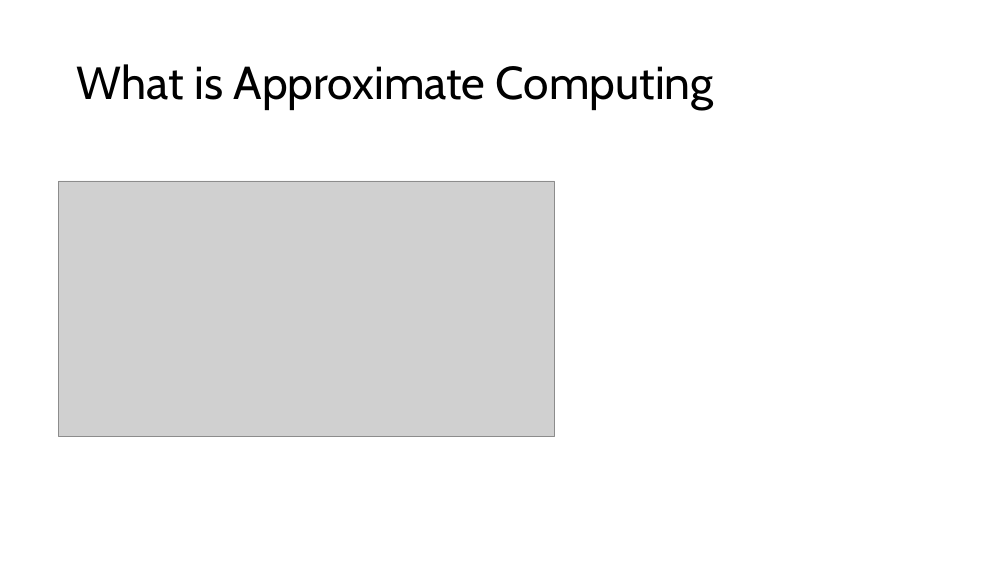
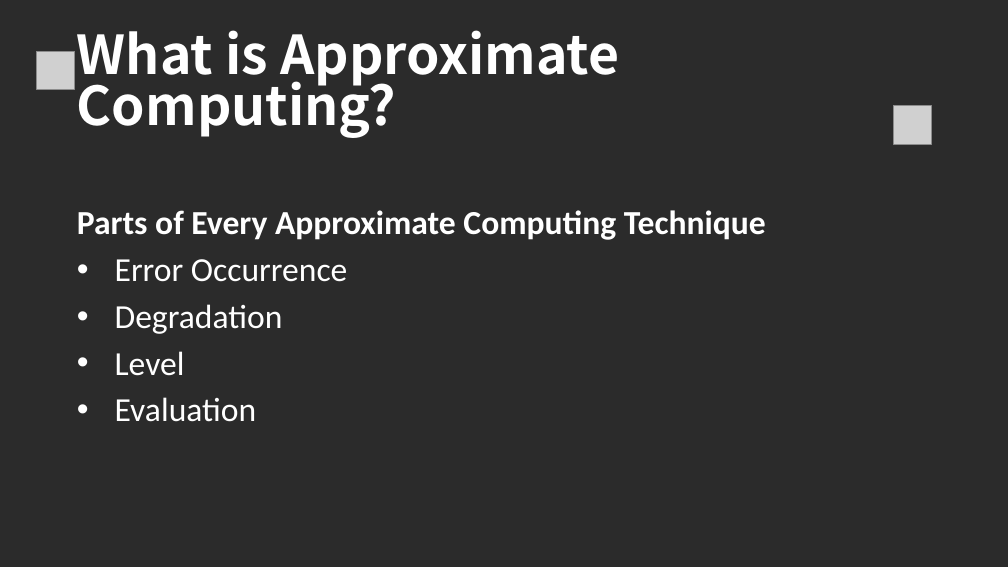
Before and after one commit to LoloMarty/2024-, a slide deck: slide 18 of CS4630/Approximate Computing.pptx (slide 9 before the commit). Drawn at 1008x567 pixels with LibreOffice and Linux fonts; fonts in the diff are those of the drawing; grey boxes stand for pictures; background and template pictures are left out; a plain dark background stands for a picture behind light text. Boxes give left, top, right and bottom in pixels: in the first picture for what was removed or moved away, otherwise in the second. Text is boxed around its words. In the diff, an @@ line names an element or a change of style, - is before the commit and + after.

```diff
--- a/CS4630/Approximate Computing.pptx
+++ b/CS4630/Approximate Computing.pptx
@@ background #FFFFFF to picture (left out) @@
@@ picture added at box(36, 51, 75, 90) @@
@@ text "What is Approximate Computing?" at box(77, 30, 619, 138): vertical alignment middle to bottom @@
@@ text at box(77, 30, 619, 138): text changed; size 44 to 51 pt; font Cabin to Noto Sans CJK SC; text colour #000000 to #FFFFFF; bold on @@
-What is Approximate Computing
+What is Approximate Computing?
@@ picture added at box(894, 106, 932, 144) @@
@@ picture removed at box(59, 181, 555, 436) @@
@@ text added at box(77, 210, 766, 422), 32 pt, text #FFFFFF, bold @@
+Parts of Every Approximate Computing Technique
+• Error Occurrence
+• Degradation
+• Level
+• Evaluation
```
Also in this commit, not shown: 16 other slides changed, 9 slides added, 10 slides removed, 1 other file.
